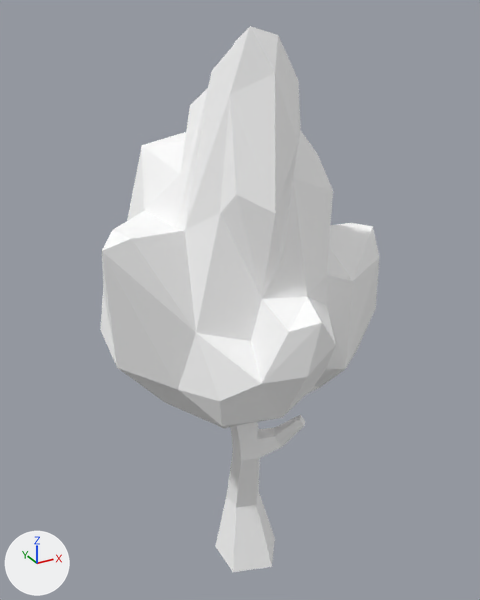
An edit to the glTF model public/siege/scifi/nature_SM_Tree_01.gltf, drawn before and after from the same camera.
Camera for both pictures: a 50 mm camera at (-3.19, -5.76, 6.35) aimed at (0.05, 0.13, 3.41). Every picture has the same lights, and +X, +Y and +Z are marked at lower left. The picture after the commit comes second. Where no turn or scale is listed for an object, it has been applied to the vertices.

Objects in the first picture: 'SM_Tree_01'.
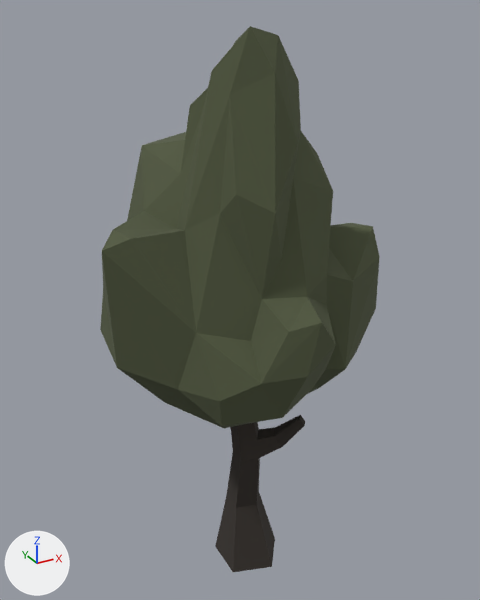
Changed parts and their boxes [x1, y1, x2, y2] in the pictures (480 x 600 px):
'SM_Tree_01', surface changed (white to green)
    both: [100, 26, 380, 572]

Patch to the scene script:
```diff
--- a/public/siege/scifi/nature_SM_Tree_01.gltf.py
+++ b/public/siege/scifi/nature_SM_Tree_01.gltf.py
@@ img_polygonnature_04 @@
+img_polygonnature_04 = load_image('PolygonNature_04', 'PolygonNature_04.webp', 512, 512, 'sRGB')
@@ mat_lambert2 @@
 n0 = _N.new('ShaderNodeBsdfPrincipled'); n0.name = 'Principled BSDF'
 n1 = _N.new('ShaderNodeOutputMaterial'); n1.name = 'Material Output'
+n3 = _N.new('ShaderNodeMix'); n3.name = 'Mix'
+n3.data_type = 'RGBA'
+n3.blend_type = 'MULTIPLY'
+n3.inputs[0].default_value = 1.0  # 'Factor'
 n2 = _N.new('ShaderNodeVertexColor'); n2.name = 'Color Attribute'
+n4 = _N.new('ShaderNodeTexImage'); n4.name = 'Image Texture'
+n4.image = img_polygonnature_04
 _L.new(n0.outputs[0], n1.inputs[0])  # 'BSDF' to 'Surface'
-_L.new(n2.outputs[0], n0.inputs[0])  # 'Color' to 'Base Color'
+_L.new(n3.outputs[2], n0.inputs[0])  # 'Result' to 'Base Color'
+_L.new(n2.outputs[0], n3.inputs[7])  # 'Color' to 'B'
+_L.new(n4.outputs[0], n3.inputs[6])  # 'Color' to 'A'
```
